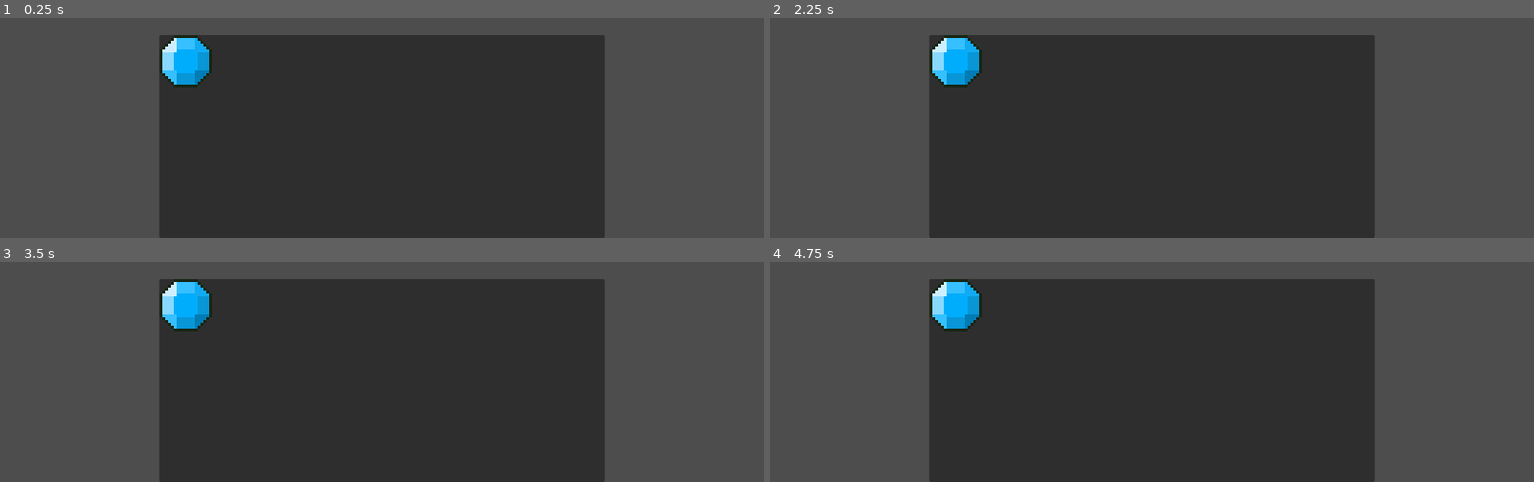
Above: before the commit, frames 1-4 (two rows, left to right).
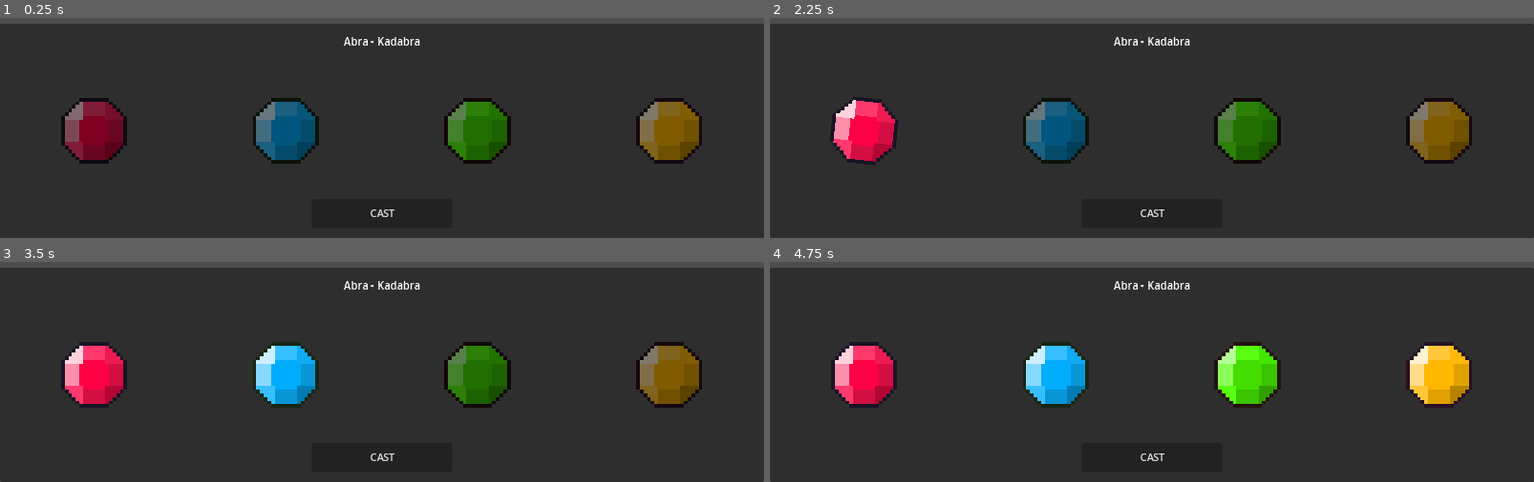
Above: after the commit, the same moments.

Repository: scorpion2000/PirateGameJam-2025
Game: Godot game, scene res://Main/spell_test.tscn
The game is run twice, just before and just after one commit, with the same random seed, the same clock (stepped at 60 frames per second) and the same inputs. The project has no main scene, so this scene is started directly.
Inputs (mouse positions are in pixels of both pictures, inside the frame that each line leads up to):
- Up to frame 1 (0.25 s): no input
- Up to frame 2 (2.25 s): click (953, 62) at 0.52 s; click (1152, 213) at 1.25 s, where only the run after the commit has a clickable "CAST"; click (861, 130) at 2.02 s
- Up to frame 3 (3.5 s): click (282, 374) at 2.77 s
- Up to frame 4 (4.75 s): click (1243, 374) at 3.52 s; click (1442, 374) at 4.27 s

The runs differ from the first frame. In frame 1, 49% of the frame differs, in the area x 0-100%, y 2-100%; in frame 2, 49%; in frame 3, 49%; in frame 4, 49%.
Error after the commit: Parse Error: Expected indented block after function declaration. (res://Scripts/Spells/spell_manager.gd:6)

Commit message:
Removing useless stuff
having to modify my stuff with more of Nathans work.

Diff:
--- a/Main/spell_test.tscn
+++ b/Main/spell_test.tscn
@@ -1,7 +1,12 @@
-[gd_scene load_steps=3 format=3 uid="uid://d3jlll0lpqj83"]
+[gd_scene load_steps=8 format=3 uid="uid://d3jlll0lpqj83"]
 
 [ext_resource type="Script" path="res://Main/spell_test.gd" id="1_cwvrp"]
+[ext_resource type="Script" path="res://Scripts/Spells/spell_manager.gd" id="2_mnw45"]
 [ext_resource type="PackedScene" uid="uid://bhqlk8ee611vw" path="res://UI/SpellCastingUI/gem_button.tscn" id="2_osnqv"]
+[ext_resource type="Texture2D" uid="uid://cg2ua61r8grt0" path="res://UI/SpellCastingUI/red_gem.tres" id="3_165gj"]
+[ext_resource type="Texture2D" uid="uid://4je1tc6khmer" path="res://UI/SpellCastingUI/blue_gem.tres" id="3_vnb7f"]
+[ext_resource type="Texture2D" uid="uid://bbep5mcf7b8g8" path="res://UI/SpellCastingUI/green_gem.tres" id="4_ed341"]
+[ext_resource type="Texture2D" uid="uid://b0l35m8anfghp" path="res://UI/SpellCastingUI/yellow_gem.tres" id="5_alpjs"]
 
 [node name="SpellTest" type="Node2D"]
 script = ExtResource("1_cwvrp")
@@ -10,17 +15,77 @@
 
 [node name="CanvasLayer" type="CanvasLayer" parent="."]
 
-[node name="Panel" type="Panel" parent="CanvasLayer"]
-anchors_preset = 7
-anchor_left = 0.5
-anchor_top = 1.0
-anchor_right = 0.5
+[node name="SpellPanel" type="Panel" parent="CanvasLayer"]
+anchors_preset = -1
+anchor_top = 0.5
+anchor_right = 1.0
 anchor_bottom = 1.0
-offset_left = -336.0
-offset_top = -307.0
-offset_right = 336.0
 grow_horizontal = 2
-grow_vertical = 0
+grow_vertical = 2
+script = ExtResource("2_mnw45")
 
-[node name="GemButton" parent="CanvasLayer/Panel" instance=ExtResource("2_osnqv")]
-layout_mode = 0
+[node name="CastButton" type="Button" parent="CanvasLayer/SpellPanel"]
+layout_mode = 2
+anchor_left = 0.408
+anchor_top = 0.818
+anchor_right = 0.592
+anchor_bottom = 1.0
+offset_left = -0.0160217
+offset_top = -0.0320129
+offset_right = 0.0159912
+offset_bottom = -15.0
+text = "CAST"
+metadata/row = 2
+metadata/column = 2
+
+[node name="CastWord" type="Label" parent="CanvasLayer/SpellPanel"]
+unique_name_in_owner = true
+layout_mode = 2
+anchor_left = 0.408
+anchor_top = 0.046
+anchor_right = 0.592
+anchor_bottom = 0.145
+offset_left = -0.0160217
+offset_top = 0.0959988
+offset_right = 0.0159912
+offset_bottom = 0.0199966
+text = "Abra - Kadabra"
+horizontal_alignment = 1
+metadata/row = 0
+metadata/column = 2
+
+[node name="HBoxContainer" type="HBoxContainer" parent="CanvasLayer/SpellPanel"]
+layout_mode = 1
+anchors_preset = 15
+anchor_right = 1.0
+anchor_bottom = 1.0
+grow_horizontal = 2
+grow_vertical = 2
+
+[node name="Red" parent="CanvasLayer/SpellPanel/HBoxContainer" instance=ExtResource("2_osnqv")]
+custom_minimum_size = Vector2(100, 100)
+layout_mode = 2
+size_flags_horizontal = 6
+size_flags_vertical = 4
+icon = ExtResource("3_165gj")
+
+[node name="Blue" parent="CanvasLayer/SpellPanel/HBoxContainer" instance=ExtResource("2_osnqv")]
+custom_minimum_size = Vector2(100, 100)
+layout_mode = 2
+size_flags_horizontal = 6
+size_flags_vertical = 4
+icon = ExtResource("3_vnb7f")
+
+[node name="Green" parent="CanvasLayer/SpellPanel/HBoxContainer" instance=ExtResource("2_osnqv")]
+custom_minimum_size = Vector2(100, 100)
+layout_mode = 2
+size_flags_horizontal = 6
+size_flags_vertical = 4
+icon = ExtResource("4_ed341")
+
+[node name="Yellow" parent="CanvasLayer/SpellPanel/HBoxContainer" instance=ExtResource("2_osnqv")]
+custom_minimum_size = Vector2(100, 100)
+layout_mode = 2
+size_flags_horizontal = 6
+size_flags_vertical = 4
+icon = ExtResource("5_alpjs")
--- a/Prefabs/UI/hud.tscn
+++ /dev/null
@@ -1,173 +0,0 @@
-[gd_scene load_steps=17 format=3 uid="uid://dka0cykbyil2g"]
-
-[ext_resource type="Script" path="res://Scripts/UI/spell_grid.gd" id="1_xcm6x"]
-[ext_resource type="Texture2D" uid="uid://c4v1fifg5m6dq" path="res://Images/ColorFrame.png" id="2_c5vcw"]
-[ext_resource type="Script" path="res://Scripts/UI/tools/toggle_button.gd" id="3_fiwrv"]
-
-[sub_resource type="StyleBoxEmpty" id="StyleBoxEmpty_587go"]
-
-[sub_resource type="StyleBoxEmpty" id="StyleBoxEmpty_1fx6m"]
-
-[sub_resource type="StyleBoxEmpty" id="StyleBoxEmpty_1s13u"]
-
-[sub_resource type="StyleBoxEmpty" id="StyleBoxEmpty_0egkc"]
-
-[sub_resource type="StyleBoxEmpty" id="StyleBoxEmpty_3q0j2"]
-
-[sub_resource type="StyleBoxEmpty" id="StyleBoxEmpty_5faoi"]
-
-[sub_resource type="StyleBoxEmpty" id="StyleBoxEmpty_7l1y2"]
-
-[sub_resource type="StyleBoxEmpty" id="StyleBoxEmpty_bwbyt"]
-
-[sub_resource type="StyleBoxEmpty" id="StyleBoxEmpty_70yfo"]
-
-[sub_resource type="StyleBoxEmpty" id="StyleBoxEmpty_gs8th"]
-
-[sub_resource type="StyleBoxEmpty" id="StyleBoxEmpty_fn55j"]
-
-[sub_resource type="StyleBoxEmpty" id="StyleBoxEmpty_sdbrg"]
-
-[sub_resource type="StyleBoxEmpty" id="StyleBoxEmpty_o6jxq"]
-
-[node name="HUD" type="Control"]
-layout_mode = 3
-anchors_preset = 15
-anchor_right = 1.0
-anchor_bottom = 1.0
-grow_horizontal = 2
-grow_vertical = 2
-
-[node name="Panel" type="Panel" parent="."]
-layout_mode = 1
-anchors_preset = -1
-anchor_top = 0.5
-anchor_right = 1.0
-anchor_bottom = 1.0
-grow_horizontal = 2
-grow_vertical = 2
-
-[node name="ColorGrid" type="Container" parent="Panel"]
-layout_mode = 1
-anchors_preset = 15
-anchor_right = 1.0
-anchor_bottom = 1.0
-grow_horizontal = 2
-grow_vertical = 2
-script = ExtResource("1_xcm6x")
-columns = 5
-rows = 3
-padding = Vector2(15, 15)
-
-[node name="Red" type="Button" parent="Panel/ColorGrid"]
-layout_mode = 2
-size_flags_horizontal = 4
-theme_override_colors/font_color = Color(0, 0, 0, 1)
-theme_override_styles/focus = SubResource("StyleBoxEmpty_587go")
-theme_override_styles/disabled_mirrored = SubResource("StyleBoxEmpty_1fx6m")
-theme_override_styles/disabled = SubResource("StyleBoxEmpty_1s13u")
-theme_override_styles/hover_pressed_mirrored = SubResource("StyleBoxEmpty_0egkc")
-theme_override_styles/hover_pressed = SubResource("StyleBoxEmpty_3q0j2")
-theme_override_styles/hover_mirrored = SubResource("StyleBoxEmpty_5faoi")
-theme_override_styles/hover = SubResource("StyleBoxEmpty_7l1y2")
-theme_override_styles/pressed_mirrored = SubResource("StyleBoxEmpty_bwbyt")
-theme_override_styles/pressed = SubResource("StyleBoxEmpty_70yfo")
-theme_override_styles/normal_mirrored = SubResource("StyleBoxEmpty_gs8th")
-theme_override_styles/normal = SubResource("StyleBoxEmpty_fn55j")
-toggle_mode = true
-text = "Red"
-icon = ExtResource("2_c5vcw")
-icon_alignment = 1
-expand_icon = true
-script = ExtResource("3_fiwrv")
-metadata/column = 0
-metadata/row = 0
-
-[node name="Blue" type="Button" parent="Panel/ColorGrid"]
-layout_mode = 2
-size_flags_horizontal = 3
-theme_override_colors/font_color = Color(0, 0, 0, 1)
-theme_override_styles/focus = SubResource("StyleBoxEmpty_587go")
-theme_override_styles/disabled_mirrored = SubResource("StyleBoxEmpty_1fx6m")
-theme_override_styles/disabled = SubResource("StyleBoxEmpty_1s13u")
-theme_override_styles/hover_pressed_mirrored = SubResource("StyleBoxEmpty_0egkc")
-theme_override_styles/hover_pressed = SubResource("StyleBoxEmpty_3q0j2")
-theme_override_styles/hover_mirrored = SubResource("StyleBoxEmpty_5faoi")
-theme_override_styles/hover = SubResource("StyleBoxEmpty_7l1y2")
-theme_override_styles/pressed_mirrored = SubResource("StyleBoxEmpty_bwbyt")
-theme_override_styles/pressed = SubResource("StyleBoxEmpty_sdbrg")
-theme_override_styles/normal_mirrored = SubResource("StyleBoxEmpty_gs8th")
-theme_override_styles/normal = SubResource("StyleBoxEmpty_o6jxq")
-text = "Blue"
-icon = ExtResource("2_c5vcw")
-icon_alignment = 1
-expand_icon = true
-script = ExtResource("3_fiwrv")
-Spell_Color = 1
-metadata/row = 0
-metadata/column = 4
-
-[node name="Yellow" type="Button" parent="Panel/ColorGrid"]
-layout_mode = 2
-size_flags_horizontal = 3
-theme_override_colors/font_color = Color(0, 0, 0, 1)
-theme_override_styles/focus = SubResource("StyleBoxEmpty_587go")
-theme_override_styles/disabled_mirrored = SubResource("StyleBoxEmpty_1fx6m")
-theme_override_styles/disabled = SubResource("StyleBoxEmpty_1s13u")
-theme_override_styles/hover_pressed_mirrored = SubResource("StyleBoxEmpty_0egkc")
-theme_override_styles/hover_pressed = SubResource("StyleBoxEmpty_3q0j2")
-theme_override_styles/hover_mirrored = SubResource("StyleBoxEmpty_5faoi")
-theme_override_styles/hover = SubResource("StyleBoxEmpty_7l1y2")
-theme_override_styles/pressed_mirrored = SubResource("StyleBoxEmpty_bwbyt")
-theme_override_styles/pressed = SubResource("StyleBoxEmpty_70yfo")
-theme_override_styles/normal_mirrored = SubResource("StyleBoxEmpty_gs8th")
-theme_override_styles/normal = SubResource("StyleBoxEmpty_fn55j")
-text = "Yellow"
-icon = ExtResource("2_c5vcw")
-icon_alignment = 1
-expand_icon = true
-script = ExtResource("3_fiwrv")
-Spell_Color = 3
-metadata/row = 1
-metadata/column = 1
-
-[node name="Green" type="Button" parent="Panel/ColorGrid"]
-layout_mode = 2
-size_flags_horizontal = 3
-theme_override_colors/font_color = Color(0, 0, 0, 1)
-theme_override_styles/focus = SubResource("StyleBoxEmpty_587go")
-theme_override_styles/disabled_mirrored = SubResource("StyleBoxEmpty_1fx6m")
-theme_override_styles/disabled = SubResource("StyleBoxEmpty_1s13u")
-theme_override_styles/hover_pressed_mirrored = SubResource("StyleBoxEmpty_0egkc")
-theme_override_styles/hover_pressed = SubResource("StyleBoxEmpty_3q0j2")
-theme_override_styles/hover_mirrored = SubResource("StyleBoxEmpty_5faoi")
-theme_override_styles/hover = SubResource("StyleBoxEmpty_7l1y2")
-theme_override_styles/pressed_mirrored = SubResource("StyleBoxEmpty_bwbyt")
-theme_override_styles/pressed = SubResource("StyleBoxEmpty_70yfo")
-theme_override_styles/normal_mirrored = SubResource("StyleBoxEmpty_gs8th")
-theme_override_styles/normal = SubResource("StyleBoxEmpty_fn55j")
-text = "Green"
-icon = ExtResource("2_c5vcw")
-icon_alignment = 1
-expand_icon = true
-script = ExtResource("3_fiwrv")
-Spell_Color = 2
-metadata/row = 1
-metadata/column = 3
-
-[node name="CastButton" type="Button" parent="Panel/ColorGrid"]
-layout_mode = 2
-text = "CAST"
-metadata/row = 2
-metadata/column = 2
-
-[node name="CastWord" type="Label" parent="Panel/ColorGrid"]
-unique_name_in_owner = true
-layout_mode = 2
-text = "Abra - Kadabra"
-horizontal_alignment = 1
-vertical_alignment = 1
-metadata/row = 0
-metadata/column = 2
-
-[connection signal="pressed" from="Panel/ColorGrid/CastButton" to="Panel/ColorGrid" method="check_cast_conditions"]
--- /dev/null
+++ b/Scripts/Spells/spell_manager.gd
@@ -0,0 +1,6 @@
+extends Control
+
+func _ready() -> void:
+	await get_tree().process_frame
+
+func generate_spell():
--- a/Scripts/UI/spell_grid.gd
+++ /dev/null
@@ -1,21 +0,0 @@
-@tool
-extends FullGrid
-
-# Called when the node enters the scene tree for the first time.
-func _ready() -> void:
-	if Engine.is_editor_hint(): return
-
-	for child in get_children():
-		if child is ToggleButton:
-			var button : ToggleButton = child as ToggleButton
-			button.button_toggled.connect(toggle_buttons)
-
-func toggle_buttons(_color : GlobalSpells.SpellColor, value : bool):
-	print(value)
-
-# Called every frame. 'delta' is the elapsed time since the previous frame.
-func _process(_delta: float) -> void:
-	pass
-
-func check_cast_conditions() -> void:
-	GlobalSpells.get_spell_result(GlobalSpells.spells[1])
--- /dev/null
+++ b/Scripts/UI/toggle_button.gd
@@ -0,0 +1,35 @@
+extends Button
+class_name ToggleButton
+
+signal button_toggled(_color : GlobalSpells.SpellColor , toggle : bool)
+
+@export var spell_color : GlobalSpells.SpellColor
+@export var is_toggled: bool = false :
+	set(Value):
+		is_toggled = Value
+		button_toggled.emit(spell_color, Value)
+
+var tween: Tween
+
+func _ready() -> void:
+	pivot_offset = size / 2
+	self.modulate = Color(0.5,0.5,0.5)
+
+	pressed.connect(_on_button_toggled)
+	button_down.connect(_on_button_down)
+
+func _on_button_toggled():
+	is_toggled = !is_toggled
+	self.modulate = Color(1,1,1) if is_toggled else Color(0.5,0.5,0.5)
+
+#func _on_button_down() -> void:
+	#texture_rect.pivot_offset = texture_rect.size / 2
+	#print(texture_rect.pivot_offset)
+	#tween = create_tween()
+	#tween.tween_property(texture_rect, "rotation_degrees", 10.0, 0.2).set_ease(Tween.EASE_IN).set_trans(Tween.TRANS_ELASTIC)
+	#tween.tween_property(texture_rect, "rotation_degrees", 0.0, 0.5).set_ease(Tween.EASE_OUT).set_trans(Tween.TRANS_ELASTIC)
+
+func _on_button_down() -> void:
+	tween = create_tween()
+	tween.tween_property(self, "rotation_degrees", 10.0, 0.2).set_ease(Tween.EASE_IN).set_trans(Tween.TRANS_ELASTIC)
+	tween.tween_property(self, "rotation_degrees", 0.0, 0.5).set_ease(Tween.EASE_OUT).set_trans(Tween.TRANS_ELASTIC)
--- a/Scripts/UI/tools/color_modulate.tres
+++ /dev/null
@@ -1,8 +0,0 @@
-[gd_resource type="ShaderMaterial" load_steps=2 format=3 uid="uid://3n5n01togyod"]
-
-[ext_resource type="Shader" path="res://Scripts/UI/tools/color_shader.gdshader" id="1_jay1x"]
-
-[resource]
-resource_local_to_scene = true
-shader = ExtResource("1_jay1x")
-shader_parameter/modulate_color = Vector4(1, 1, 1, 1)
--- a/Scripts/UI/tools/color_shader.gdshader
+++ /dev/null
@@ -1,8 +0,0 @@
-shader_type canvas_item;
-
-uniform vec4 modulate_color = vec4(1.0, 1.0, 1.0, 1.0); // Default color is white
-
-void fragment() {
-    vec4 tex_color = texture(TEXTURE, UV);
-    COLOR = tex_color * modulate_color;
-}
--- a/Scripts/UI/tools/full_grid.gd
+++ /dev/null
@@ -1,174 +0,0 @@
-@tool
-extends Container
-class_name FullGrid
-
-## Mode of stretching applied to grid cells:
-enum StretchMode {
-	FullStretch, ## Cells stretch both horizontally and vertically to fill the container.
-	StretchX, ## Cells stretch horizontally but retain their defined height.
-	StretchY, ## Cells stretch vertically but retain their defined width.
-	NoStretch ## Cells do not stretch and use their defined size.
-}
-
-## Defines how the cells are stretched within the grid:
-@export var mode: StretchMode = StretchMode.FullStretch:
-	set(value):
-		mode = value
-		notify_property_list_changed()
-		_update_grid()
-
-## Number of columns in the grid. Minimum value is 1.
-@export var columns: int = 4:
-	set(value):
-		columns = max(1, value)
-		_update_grid()
-
-## Number of rows in the grid. Minimum value is 1.
-@export var rows: int = 2:
-	set(value):
-		rows = max(1, value)
-		_update_grid()
-
-## Defines the space between grid cells and the grid edges as a Vector2 (horizontal padding, vertical padding).
-@export var padding: Vector2 = Vector2(10, 10):
-	set(value):
-		padding = value
-		_update_grid()
-
-## Internal variable for cell size (not exported directly).
-var cell_size: Vector2 = Vector2(100, 100)
-
-## Map to track items based on their placement
-var placement_map: Dictionary = {}
-
-func _enter_tree() -> void:
-	_check_children_meta()
-
-## Custom dynamic property handling for cell_size based on mode
-func _get_property_list() -> Array:
-	var properties = []
-	match mode:
-		StretchMode.StretchX:
-			properties.append({
-				"name": "cell_size_y",
-				"type": TYPE_FLOAT,
-				"usage": PROPERTY_USAGE_DEFAULT,
-				"hint": "Defines the height of each cell when stretching horizontally."
-			})
-		StretchMode.StretchY:
-			properties.append({
-				"name": "cell_size_x",
-				"type": TYPE_FLOAT,
-				"usage": PROPERTY_USAGE_DEFAULT,
-				"hint": "Defines the width of each cell when stretching vertically."
-			})
-		StretchMode.NoStretch:
-			properties.append({
-				"name": "cell_size",
-				"type": TYPE_VECTOR2,
-				"usage": PROPERTY_USAGE_DEFAULT,
-				"hint": "Defines the size of each individual cell when no stretching is applied."
-			})
-	return properties
-
-# Custom getters and setters for dynamic `cell_size_x` and `cell_size_y`
-func get_cell_size_x() -> float:
-	return cell_size.x
-
-func set_cell_size_x(value: float) -> void:
-	cell_size.x = value
-	_update_grid()
-
-func get_cell_size_y() -> float:
-	return cell_size.y
-
-func set_cell_size_y(value: float) -> void:
-	cell_size.y = value
-	_update_grid()
-
-# Notification handler to dynamically handle children and updates
-func _notification(_what: int) -> void:
-	_check_children_meta()
-	_update_grid()
-
-# Ensure all children have meta tags for `row` and `column`
-func _check_children_meta():
-	for child in get_children():
-		if child is Control:
-			if not child.has_meta("row"):
-				child.set_meta("row", -1)
-			if not child.has_meta("column"):
-				child.set_meta("column", -1)
-
-# Sort and position children
-func _sort_children():
-	var effective_cell_size = cell_size
-	var total_padding_x = padding.x * (columns + 1)  # Include edges
-	var total_padding_y = padding.y * (rows + 1)    # Include edges
-
-	match mode:
-		StretchMode.FullStretch:
-			effective_cell_size.x = (size.x - total_padding_x) / columns
-			effective_cell_size.y = (size.y - total_padding_y) / rows
-		StretchMode.StretchX:
-			effective_cell_size.x = (size.x - total_padding_x) / columns
-			effective_cell_size.y = cell_size.y
-		StretchMode.StretchY:
-			effective_cell_size.x = cell_size.x
-			effective_cell_size.y = (size.y - total_padding_y) / rows
-		StretchMode.NoStretch:
-			effective_cell_size = cell_size
-
-	for child in get_children():
-		if child is Control:
-			var row = child.get_meta("row", -1)
-			var column = child.get_meta("column", -1)
-
-			if row == -1 or column == -1: continue
-
-			if row >= 0 and column >= 0 and row < rows and column < columns:
-				var x = padding.x + column * (effective_cell_size.x + padding.x)
-				var y = padding.y + row * (effective_cell_size.y + padding.y)
-				child.set_position(Vector2(x, y))
-				child.set_size(effective_cell_size)
-			else:
-				push_error("Child '{}' has invalid row or column values.".format(child.name))
-
-# Update the grid layout
-func _update_grid():
-	_sort_children()
-
-# Add an item to a specific grid slot
-func add_item(item: Control, placement: Vector2) -> void:
-	var row = int(placement.y)
-	var column = int(placement.x)
-
-	# Validate the slot
-	if row < 0 or row >= rows or column < 0 or column >= columns:
-		push_error("Invalid placement: Row {} or Column {} is out of bounds.".format(row, column))
-		return
-
-	# Check if the slot is already occupied
-	if placement_map.has(Vector2(column, row)):
-		push_error("Slot ({}, {}) is already occupied.".format(column, row))
-		return
-
-	# Add the item to the scene
-	item.set_meta("row", row)
-	item.set_meta("column", column)
-	add_child(item)
-	placement_map[Vector2(column, row)] = item
-	_update_grid()
-
-# Remove an item by its name
-func remove_item(item_name: String) -> void:
-	# Find the item in the placement map
-	for key in placement_map.keys():
-		var item = placement_map[key]
-		if item.name == item_name:
-			remove_child(item)
-			placement_map.erase(key)
-			_update_grid()
-			return
-
-	push_error("Item with name '{}' not found.".format(item_name))
--- a/Scripts/UI/tools/toggle_button.gd
+++ /dev/null
@@ -1,33 +0,0 @@
-extends Button
-class_name ToggleButton
-
-signal button_toggled(_color : GlobalSpells.SpellColor , toggle : bool)
-
-@export var Spell_Color : GlobalSpells.SpellColor
-@export var is_toggled: bool = false :
-	set(Value):
-		is_toggled = Value
-		button_toggled.emit(Spell_Color, Value)
-
-var modulate_color : Color
-
-func _ready() -> void:
-	pressed.connect(_on_button_toggled)
-	get_color()
-
-func _on_button_toggled():
-	is_toggled = !is_toggled
-	self.modulate = modulate_color if is_toggled else Color(1,1,1)
-
-func get_color():
-	match Spell_Color:
-		GlobalSpells.SpellColor.RED:
-			modulate_color = Color(1, 0, 0)
-		GlobalSpells.SpellColor.BLUE:
-			modulate_color = Color(0, 0, 1)
-		GlobalSpells.SpellColor.YELLOW:
-			modulate_color = Color(1, 1, 0)
-		GlobalSpells.SpellColor.GREEN:
-			modulate_color = Color(0, 1, 0)
-		_:
-			modulate_color = Color(1, 1, 1)
--- a/UI/SpellCastingUI/gem_button.tscn
+++ b/UI/SpellCastingUI/gem_button.tscn
@@ -1,20 +1,27 @@
 [gd_scene load_steps=3 format=3 uid="uid://bhqlk8ee611vw"]
 
-[ext_resource type="Script" path="res://UI/SpellCastingUI/gem_button.gd" id="1_pbkbv"]
-[ext_resource type="Texture2D" uid="uid://4je1tc6khmer" path="res://UI/SpellCastingUI/blue_gem.tres" id="2_5tmxm"]
+[ext_resource type="Script" path="res://Scripts/UI/toggle_button.gd" id="1_jx7qs"]
+
+[sub_resource type="StyleBoxEmpty" id="StyleBoxEmpty_yn5gv"]
 
 [node name="GemButton" type="Button"]
-self_modulate = Color(1, 1, 1, 0)
-offset_right = 40.0
-offset_bottom = 40.0
+anchors_preset = -1
+anchor_right = 0.069
+anchor_bottom = 0.123
+offset_right = -39.488
+offset_bottom = -39.704
 scale = Vector2(2, 2)
-script = ExtResource("1_pbkbv")
-
-[node name="TextureRect" type="TextureRect" parent="."]
-layout_mode = 0
-offset_right = 40.0
-offset_bottom = 40.0
-pivot_offset = Vector2(20, 20)
-texture = ExtResource("2_5tmxm")
-
-[connection signal="button_down" from="." to="." method="_on_button_down"]
+theme_override_styles/focus = SubResource("StyleBoxEmpty_yn5gv")
+theme_override_styles/disabled_mirrored = SubResource("StyleBoxEmpty_yn5gv")
+theme_override_styles/disabled = SubResource("StyleBoxEmpty_yn5gv")
+theme_override_styles/hover_pressed_mirrored = SubResource("StyleBoxEmpty_yn5gv")
+theme_override_styles/hover_pressed = SubResource("StyleBoxEmpty_yn5gv")
+theme_override_styles/hover_mirrored = SubResource("StyleBoxEmpty_yn5gv")
+theme_override_styles/hover = SubResource("StyleBoxEmpty_yn5gv")
+theme_override_styles/pressed_mirrored = SubResource("StyleBoxEmpty_yn5gv")
+theme_override_styles/pressed = SubResource("StyleBoxEmpty_yn5gv")
+theme_override_styles/normal_mirrored = SubResource("StyleBoxEmpty_yn5gv")
+theme_override_styles/normal = SubResource("StyleBoxEmpty_yn5gv")
+icon_alignment = 1
+expand_icon = true
+script = ExtResource("1_jx7qs")
--- a/UI/SpellCastingUI/red_gem.tres
+++ b/UI/SpellCastingUI/red_gem.tres
@@ -1,3 +1,7 @@
-[gd_resource type="AtlasTexture" format=3 uid="uid://cg2ua61r8grt0"]
+[gd_resource type="AtlasTexture" load_steps=2 format=3 uid="uid://cg2ua61r8grt0"]
+
+[ext_resource type="Texture2D" uid="uid://d033tapswhodr" path="res://UI/SpellCastingUI/gems.png" id="1_paalx"]
 
 [resource]
+atlas = ExtResource("1_paalx")
+region = Rect2(20, 20, 18, 18)
Binary file removed: Images/ColorFrame.png
Not shown, removed: Images/ColorFrame.png.import
Not shown, removed: Prefabs/UI/hud80A6.tmp
